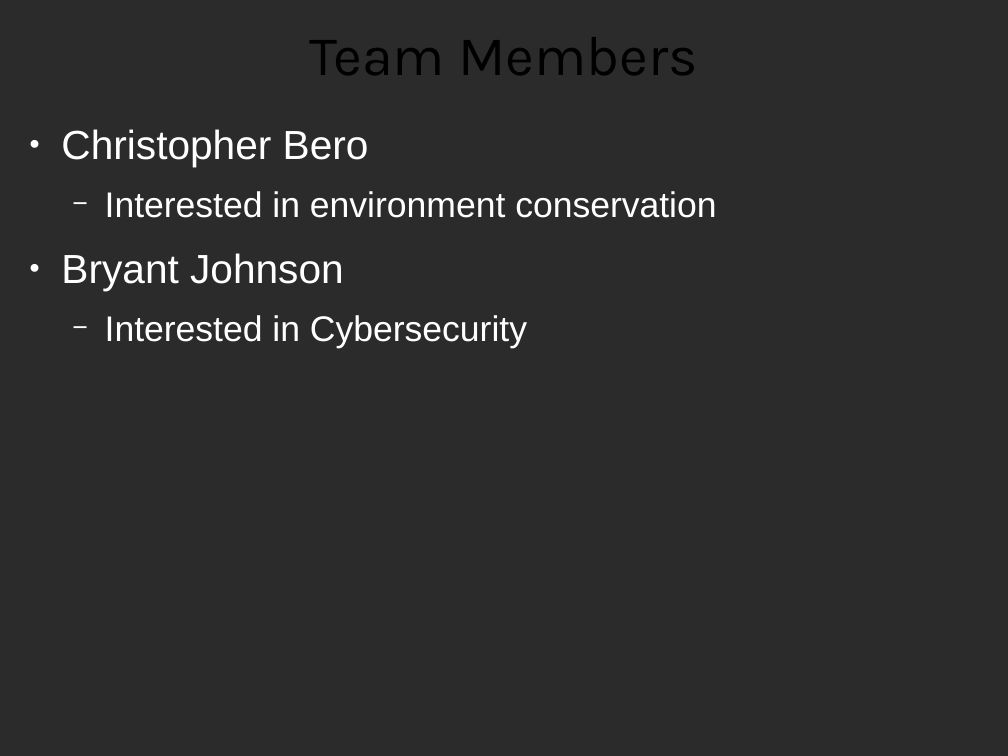
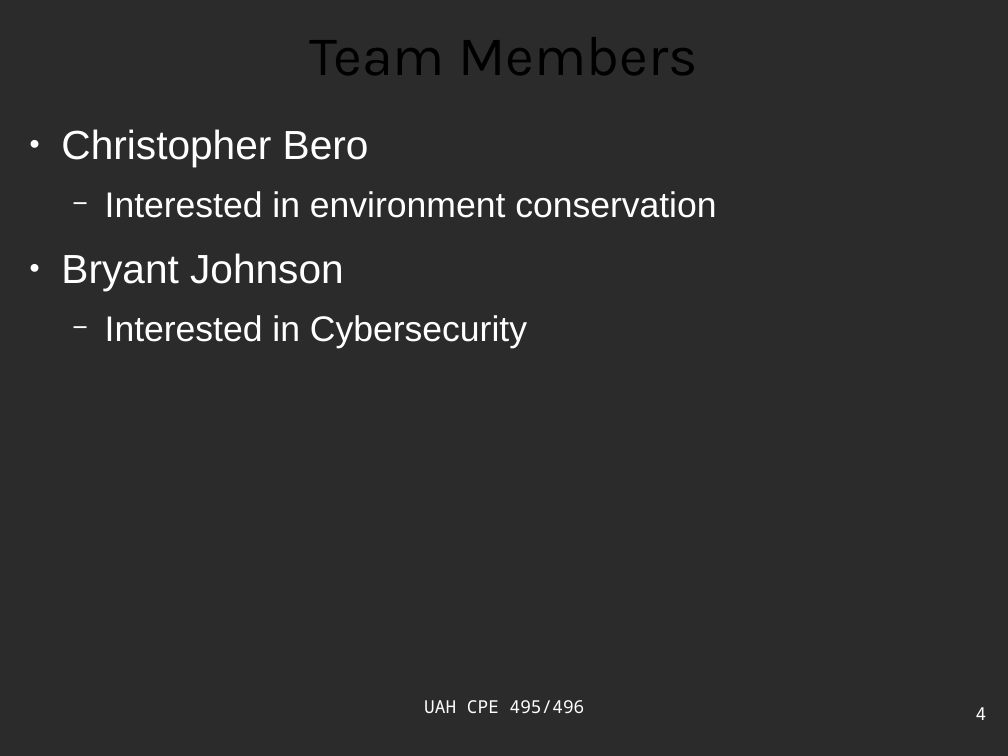
Before and after one commit to ctag/cpe495, a slide deck: slide 4 of projectProposal/presentation_bero.odp (slide 2 before the commit). Drawn at 1008x756 pixels with LibreOffice and Linux fonts; fonts in the diff are those of the drawing; background and template pictures are left out; a plain dark background stands for a picture behind light text. Boxes give left, top, right and bottom in pixels: in the first picture for what was removed or moved away, otherwise in the second. Text is boxed around its words. In the diff, an @@ line names an element or a change of style, - is before the commit and + after.

```diff
--- a/projectProposal/presentation_bero.odp
+++ b/projectProposal/presentation_bero.odp
@@ text added at bbox=[424, 700, 585, 713], 14 pt, text #FFFFFF @@
+UAH CPE 495/496
@@ page number added at bbox=[976, 707, 987, 720], 14 pt, text #FFFFFF @@
+4
```
Also in this commit, not shown: 4 other slides changed, 15 slides added, 12 slides removed, 15 other files.
